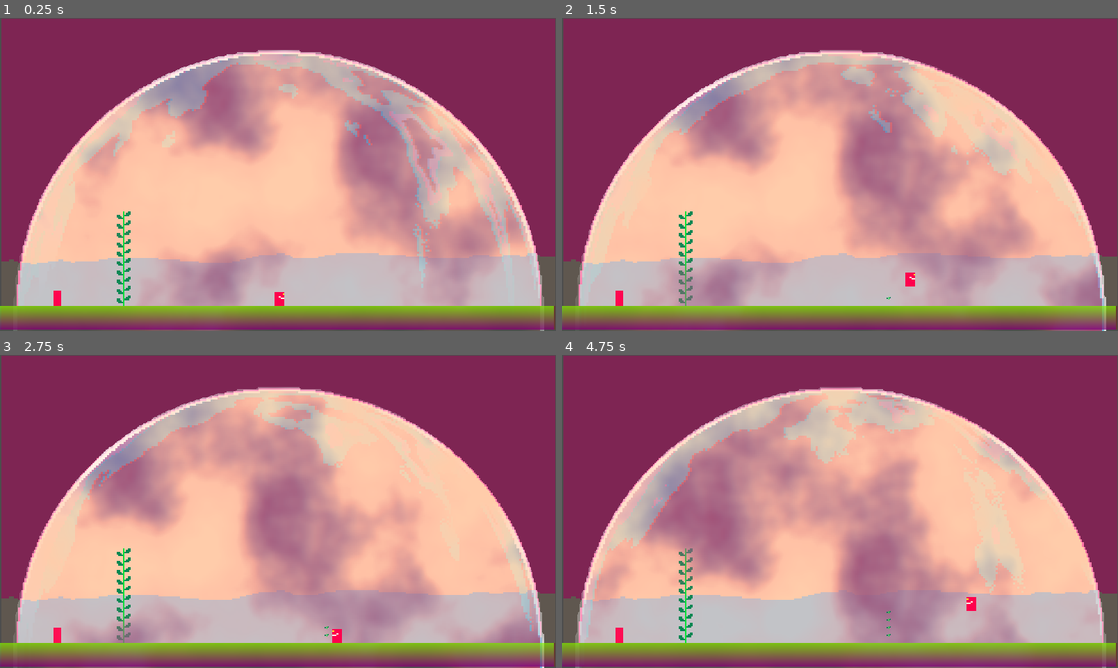
Above: before the commit, frames 1-4 (two rows, left to right).
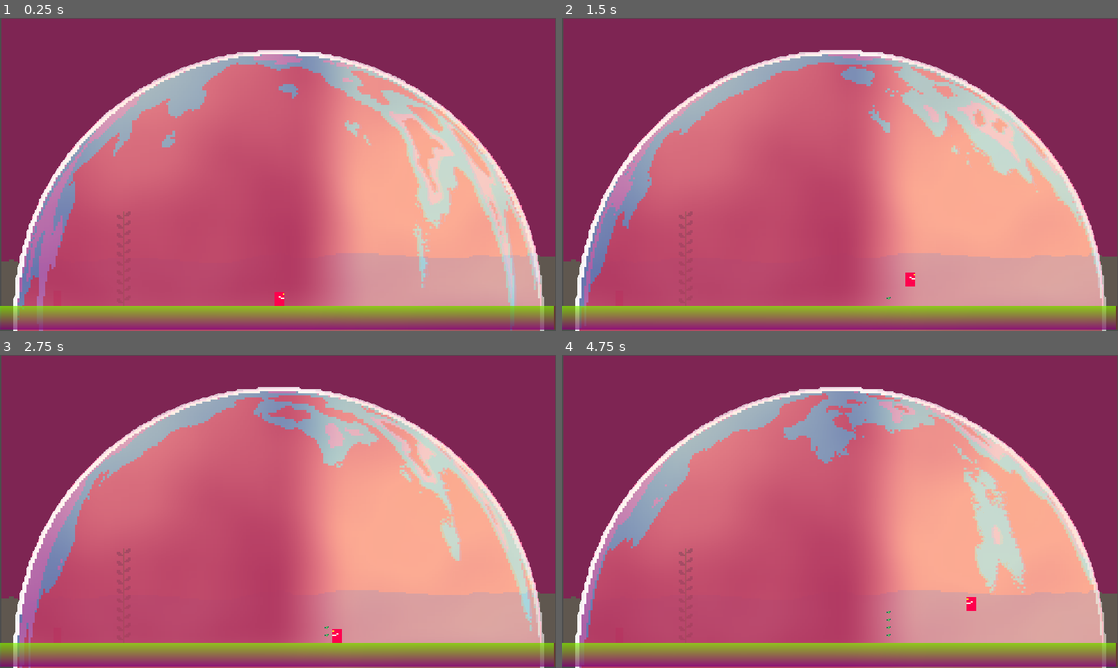
Above: after the commit, the same moments.

Repository: razzius/oxygen-farm
Game: Godot game, scene res://main.tscn
Same seed, same stepped clock (60 frames per second), same inputs: the game is played once before the commit and once after it. The engine's default icon, where the game draws it, is replaced by a stand-in: a white triangle on a blue panel in a dark square.
Inputs:
- Up to frame 1 (0.25 s): no input
- Up to frame 2 (1.5 s): hold D (right) from 0.53 s (still down); tap Space (cut) at 0.6 s; tap W (up) at 0.77 s; tap Shift (shift) at 1.35 s
- Up to frame 3 (2.75 s): tap W (up) at 1.52 s; release D (right) at 2.03 s; hold Left (left) from 2.03 s (still down); tap Space (cut) at 2.1 s
- Up to frame 4 (4.75 s): release Left (left) at 2.78 s; hold D (right) 2.78-4.28 s; tap Shift (shift) at 2.85, 4.35 s; tap W (up) at 3.02, 3.77, 4.52 s; tap Space (cut) at 3.6 s; hold Left (left) from 4.28 s (still down)

The runs differ from the first frame. In frame 1, 55% of the frame differs, in the area x 2-98%, y 10-100%; in frame 2, 54%; in frame 3, 54%; in frame 4, 55%.

Commit message:
Tweaking bubble

Diff:
--- a/Bubble/bubble_composite.tscn
+++ b/Bubble/bubble_composite.tscn
@@ -8,12 +8,14 @@
 noise_type = 3
 
 [sub_resource type="NoiseTexture2D" id="NoiseTexture2D_44jih"]
+width = 128
+height = 128
 seamless = true
 noise = SubResource("FastNoiseLite_lb21q")
 
 [sub_resource type="ShaderMaterial" id="ShaderMaterial_66t0h"]
 shader = ExtResource("2_6vgyn")
-shader_parameter/modulate = Color(1, 1, 1, 0.513726)
+shader_parameter/modulate = Color(1, 0.964706, 1, 0.678431)
 shader_parameter/gamma_amount = 100.0
 shader_parameter/bright_amount = 100.0
 shader_parameter/contrast_amount = 100.0
@@ -24,42 +26,49 @@
 shader_parameter/outline_color = Color(1, 1, 1, 1)
 shader_parameter/outline_width = 2.0
 shader_parameter/enable_wave = true
-shader_parameter/wave_speed = 1.0
-shader_parameter/wave_amplitude = 1.427
-shader_parameter/time_scale = 83.084
+shader_parameter/wave_speed = 0.0
+shader_parameter/wave_amplitude = 0.611
+shader_parameter/time_scale = 0.02
+shader_parameter/random_seed = 0.147
 shader_parameter/palette = ExtResource("3_6nywn")
 shader_parameter/wave_texture = SubResource("NoiseTexture2D_44jih")
 
 [sub_resource type="FastNoiseLite" id="FastNoiseLite_3lfsq"]
 noise_type = 3
 
-[sub_resource type="NoiseTexture2D" id="NoiseTexture2D_3ieko"]
+[sub_resource type="NoiseTexture2D" id="NoiseTexture2D_h4dx2"]
+width = 128
+height = 128
+invert = true
 seamless = true
 noise = SubResource("FastNoiseLite_3lfsq")
 
 [sub_resource type="ShaderMaterial" id="ShaderMaterial_f2dlv"]
 shader = ExtResource("2_6vgyn")
-shader_parameter/modulate = Color(1, 1, 1, 1)
+shader_parameter/modulate = Color(1, 1, 1, 0.396078)
 shader_parameter/gamma_amount = 100.0
 shader_parameter/bright_amount = 100.0
 shader_parameter/contrast_amount = 100.0
 shader_parameter/saturation_amount = 100.0
-shader_parameter/hue_amount = 56.061
+shader_parameter/hue_amount = 8.308
 shader_parameter/enable_palette = true
 shader_parameter/enable_outline = false
 shader_parameter/outline_color = null
 shader_parameter/outline_width = 1.0
 shader_parameter/enable_wave = true
-shader_parameter/wave_speed = 1.0
-shader_parameter/wave_amplitude = 2.242
-shader_parameter/time_scale = 62.298
+shader_parameter/wave_speed = 0.551
+shader_parameter/wave_amplitude = 2.002
+shader_parameter/time_scale = 0.12
+shader_parameter/random_seed = 0.19
 shader_parameter/palette = ExtResource("3_6nywn")
-shader_parameter/wave_texture = SubResource("NoiseTexture2D_3ieko")
+shader_parameter/wave_texture = SubResource("NoiseTexture2D_h4dx2")
 
 [sub_resource type="FastNoiseLite" id="FastNoiseLite_25k0h"]
 noise_type = 3
 
 [sub_resource type="NoiseTexture2D" id="NoiseTexture2D_1tec6"]
+width = 128
+height = 128
 seamless = true
 noise = SubResource("FastNoiseLite_25k0h")
 
@@ -76,9 +85,10 @@
 shader_parameter/outline_color = null
 shader_parameter/outline_width = 1.0
 shader_parameter/enable_wave = true
-shader_parameter/wave_speed = 4.763
-shader_parameter/wave_amplitude = 1.967
+shader_parameter/wave_speed = 0.269
+shader_parameter/wave_amplitude = 1.377
 shader_parameter/time_scale = 0.025
+shader_parameter/random_seed = 0.822
 shader_parameter/palette = ExtResource("3_6nywn")
 shader_parameter/wave_texture = SubResource("NoiseTexture2D_1tec6")
 
@@ -90,6 +100,7 @@
 offset_bottom = 971.0
 
 [node name="Bubble2d2" parent="." instance=ExtResource("1_fe6yk")]
+texture_filter = 2
 material = SubResource("ShaderMaterial_f2dlv")
 offset_left = 1.0
 offset_right = 1427.0
--- a/Shaders/utility.gdshader
+++ b/Shaders/utility.gdshader
@@ -20,6 +20,7 @@
 uniform float wave_speed:hint_range(0.0, 10.0) = 1.0;
 uniform float wave_amplitude:hint_range(0.0, 5.0) = 0.5;
 uniform float time_scale:hint_range(0.0, 100.0) = 0.5;
+uniform float random_seed:hint_range(0.0, 5.0) = 0.4;
 
 vec4 _palette(vec4 color) {
     if (color.a > 0.0) {
@@ -131,8 +132,8 @@
 
     if (enable_wave) {
 	float wave = texture(wave_texture, vec2(
-	    UV.x + sin(TIME * 0.5) * 0.1,
-	    UV.y + cos(TIME * 0.3) * 0.1
+	    UV.x + sin(TIME * 0.5) * time_scale * random_seed,
+	    UV.y + cos(TIME * 0.3) * time_scale * random_seed
 	)).r;
     if (color.a > 0.0) {
         color.rgb /= color.a;
